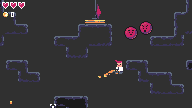
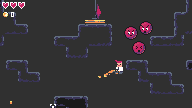
Comparing the layer stacks of the two 192x108 images. Changes:
moved "Calque 5" above "Calque 4 copie", painted on it over (136, 25, 149, 52)
hid "Calque 4 copie" over (142, 25, 148, 31)
added layer "Calque 4 copie 2" above "Calque 4" over (141, 25, 149, 33)
painted on "Calque 4" over (128, 30, 134, 36)
renamed "Calque 3" to "Calque 5 copie", painted on it over (128, 25, 149, 55)
